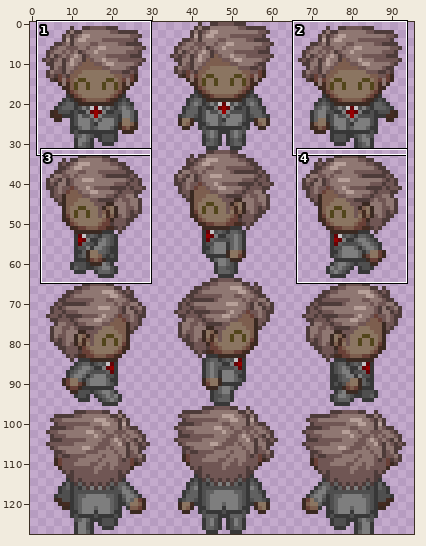
Edited in one commit: sprite sheet (Character_2.png). The first picture is a wide view before the edit; the outline marks the close-up.
Close-up. Old version:
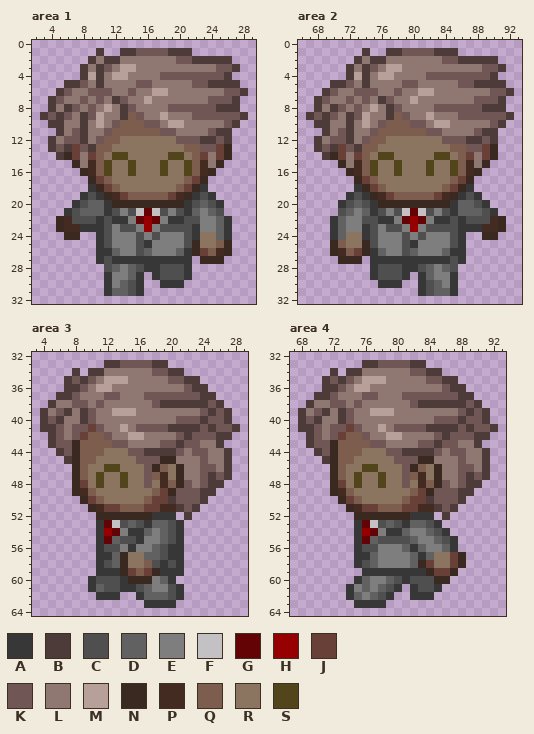
The file is 96x128 pixels. Shown: area 1: x 2..29, y 0..32; area 2: x 66..93, y 0..32; area 3: x 3..29, y 32..64; area 4: x 67..93, y 32..64. The commit also changed other parts of the picture, which this record leaves out.
Palette (. is transparent): A #373737  B #4d3b39  C #4f4f4f  D #616161  E #7e7e7e  F #c3c1c4  G #640306  H #970000  J #694037  K #705654  L #8f7772  M #b7a099  N #3a2921  P #442b21  Q #7d5e4e  R #8b7561  S #52451b
Pixels before, area 1, first column x 3:
 1 .......B..BBKKKKBBB.......
 2 ......BLBBLLLLLLLKKBBBBB..
 3 .....BLBKLMMLLLLLLLLLLKKB.
 4 .....BMBLMMLLLLKKKKKKKKB..
 5 ...BBKLBLLLLKKLLLLLKKBBBB.
 6 ..BKLLKKKLLKLLMMLLLLLLLKKB
 7 .BKLLKLKLBKLLMLLLLLLLKKKB.
 8 .BLBKLKLMLBKLLLLKKKKKKBBB.
 9 BKBKLBKMLLBQKLLMLLLKKKKKKB
10 .BBLLBLMLKQQQKKLMMLLLLLKB.
11 ..BLKBLLKQQQQQQKKLLLLKBB..
12 .BLKKBLKQQRRRRRRRKKKBBKB..
13 .BKBJKBQQRRRRRRRRRQQKKJN..
14 ..BNJLJQRSSRRRRRSSRQJLJN..
15 ....NLPQSRRSRRRSRRSQPLN...
16 .....NPQSRRSRRRSRRSQPN....
17 ......NJQRRRRRRRRRQJN.....
18 ......ANJQRRRRRRRQJNA.....
19 .....ACANPJQQQQQJPNACA....
20 ....ACDDANNNNNNNNNACDCA...
21 ...ACDDDACECFGFCECADEDC...
22 ..NPCCCACAAEGHGEAACCEEDA..
23 ..NPPAAACECCEHECCCCAEEDA..
24 ...NN..ACEEECECEEECARRDA..
25 .......ACEEECAEEEECNRRQN..
26 .......AADEECDEEEDANJQPN..
27 .......ACAAAAAAAAAA.NNN...
28 ........CDEDCAACCCA.......
29 ........AEEDA.ACCCA.......
30 ........AEDCA..AAA........
31 ........ADDCA.............
Pixels before, area 2, first column x 67:
 1 .......B..BBKKKKBBB.......
 2 ......BLBBLLLLLLLKKBBBBB..
 3 .....BLBKLMMLLLLLLLLLLKKB.
 4 .....BMBLMMLLLLKKKKKKKKB..
 5 ...BBKLBLLLLKKLLLLLKKBBBB.
 6 ..BKLLKKKLLKLLMMLLLLLLLKKB
 7 .BKLLKLKLBKLLMLLLLLLLKKKB.
 8 .BLBKLKLMLBKLLLLKKKKKKBBB.
 9 BKBKLBKMLLBQKLLMLLLKKKKKKB
10 .BBLLBLMLKQQQKKLMMLLLLLKB.
11 ..BLKBLLKQQQQQQKKLLLLKBB..
12 .BLKKBLKQQRRRRRRRKKKBBKB..
13 .BKBJKBQQRRRRRRRRRQQKKJN..
14 ..BNJLJQRSSRRRRRSSRQJLJN..
15 ....NLPQSRRSRRRSRRSQPLN...
16 .....NPQSRRSRRRSRRSQPN....
17 ......NJQRRRRRRRRRQJN.....
18 ......ANJQRRRRRRRQJNA.....
19 .....ACANPJQQQQQJPNACA....
20 ....ACDCANNNNNNNNNADDCA...
21 ....CDEDACECFGFCECADDDCA..
22 ...ADEECCAAEGHGEAACACCCPN.
23 ...ADEEACECCEHECCCCAAAPPN.
24 ...ADRRACEEECECEEECA..NN..
25 ...NQRRNCEEECAEEEECA......
26 ...NPQJNADEECDEEEDAA......
27 ....NNN.AAAAAAAAAACA......
28 ........ACCCAACDEDC.......
29 ........ACCCA.ADEEA.......
30 .........AAA..ACDEA.......
31 ..............ACDDA.......
Pixels before, area 3, first column x 4:
33 ........BBKKKKBB.........
34 ....B.BBLLLLLLKKBB.......
35 ...BKBKLMMMLLLLLKKBB.....
36 ...BBKLMMLLLLLLLLLKBB....
37 ..BBKLLLKKLLLKKKKKKKBB...
38 .BLLKKLKLLLLLLKBBBBBBKB..
39 BLKBLBKLLMMMLLLLLLLLKBKB.
40 BKBLLBKLLLLLLLLLLKKKBKKB.
41 BBKLKKJKLLMLKKKKBBBBKBKKB
42 .BKLKJQQKLLMMLLLLKBKKKBB.
43 .BKKNQQQQKKLLLLKKBKKLLB..
44 ..BKNQQQRRRKKBBBBKLKKLLB.
45 ...BNQQRRRRRKKKNNLLLKLLB.
46 ....NQRRSSRRRKNQRNLLKKLB.
47 ....NQRSRRSRRKQPRNLLKBKB.
48 ....NJRSRRSRRKRPQNKLKBB..
49 ....NPQRRRRRRRQJNKKKBB...
50 .....NJQRRRRRQJJBKKKB....
51 ......NPJJQQQJJPPBKB.....
52 .......NNNNNNNAAA.B......
53 .......AGFCDCADDCA.......
54 .......AHGEAADEDCA.......
55 .......AGDCCAEEDCA.......
56 .......ACCEAEEDCAA.......
57 .......AADNRRDDCAA.......
58 .......ACDNRRQCACA.......
59 .......AAANJQJNAAA.......
60 ......ACCCANNNEDA........
61 ......ADCCAACDEECA.......
62 .......AAA..ADDDCA.......
63 .............AAAA........
Pixels before, area 4, first column x 68:
33 ........BBKKKKBB.........
34 ....B.BBLLLLLLKKBB.......
35 ...BKBKLMMMLLLLLKKBB.....
36 ...BBKLMMLLLLLLLLLKBB....
37 ..BBKLLLKKLLLKKKKKKKBB...
38 .BLLKKLKLLLLLLKBBBBBBKB..
39 BLKBLBKLLMMMLLLLLLLLKBKB.
40 BKBLLBKLLLLLLLLLLKKKBKKB.
41 BBKLKKJKLLMLKKKKBBBBKBKKB
42 .BKLKJQQKLLMMLLLLKBKKKBB.
43 .BKKNQQQQKKLLLLKKBKKLLB..
44 ..BKNQQQRRRKKBBBBKLKKLLB.
45 ...BNQQRRRRRKKKNNLLLKLLB.
46 ....NQRRSSRRRKNQRNLLKKLB.
47 ....NQRSRRSRRKQPRNLLKBKB.
48 ....NJRSRRSRRKRPQNKLKBB..
49 ....NPQRRRRRRRQJNKKKBB...
50 .....NJQRRRRRQJJBKKKB....
51 ......NPJJQQQJJPPBKB.....
52 .......NNNNNNNAAA.B......
53 .......AGFCDCADDCA.......
54 .......AHGEAADEEDCA......
55 .......AGDCCCCDEEDCA.....
56 .......ACCEEEDADEEDA.....
57 .......AADEEEEDADRRJN....
58 .......ACDEEEEDNJRRJN....
59 ........AAAAAAAANJJN.....
60 .......ADEEDCACCCNN......
61 ......AEDEDCA.ACCA.......
62 ......ADEDCA..AAA........
63 .......AAAA..............
The same view after the edit:
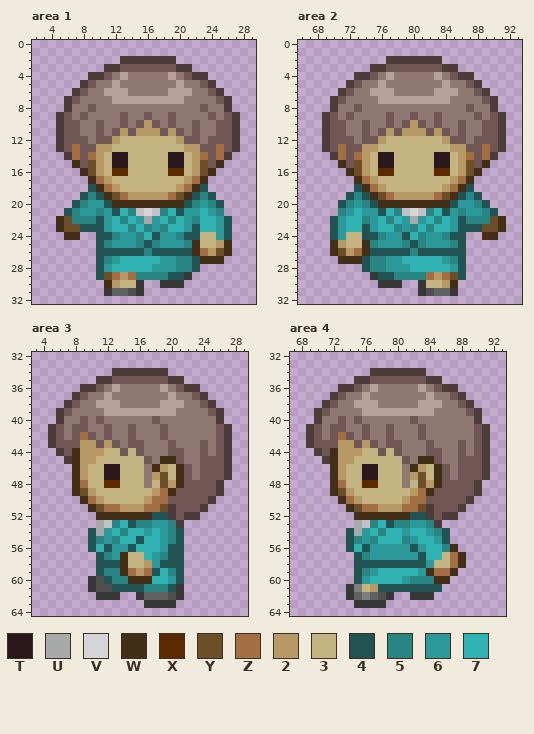
Colours new in this view: T #2a181c  U #a8a9aa  V #d5d5d8  W #432e17  X #5c2a00  Y #6c4e29  Z #a36e44  2 #b79966  3 #c4b481  4 #215353  5 #298484  6 #2c9a9a  7 #31b3b3
Diff:
Changed rows in their new state; - is an unchanged pixel.
Area 1:
first column x 3:
 1 -------.--.........-------
 2 ------....BBBBBBB.......--
 3 -----...BBKKKKKKKBB......-
 4 -----.B-KL-----LML-BB...--
 5 ---..BKL-M--LL---M-L--...-
 6 --..BKLLMMML--LLMMM--KB...
 7 -..BKL-L-MMMM-MMMM---L-B.-
 8 -..-L---L-LL----LLLL-LL-.-
 9 ..---KLL--KLLK-LK--LL-L-B.
10 -.-KKL-K-LKLK2--KL-K--K---
11 ---K-L-KLK2K222-2K-K-LKKB-
12 -.B--K--K233333332--LK-KB-
13 -.BKZ-K2233333333322--ZKB-
14 --.BZKZ23TT33333TT32ZKZB--
15 ----WKY23TT33333TT32YKW---
16 -----WY23XX33333XX32YW----
17 ------WZ23333333332ZW-----
18 ------4WZ233333332ZW4-----
19 -----454WYZ22222ZYW454----
20 ----45664WWWWWWWWW45654---
21 ---456656475-V-57466765---
22 --WY555467576U6757657764--
23 --WYY4446775756577647764--
24 ---WW--44566574665443364--
25 -------456665456665W332W--
26 -------444444544444WZ2YW--
27 -------4567777766554WWW---
28 -------4677777666554------
29 -------4YZ2Z555544--------
30 --------W233--------------
Area 2:
first column x 67:
 1 -------.--.........-------
 2 ------....BBBBBBB.......--
 3 -----...BBKKKKKKKBB......-
 4 -----.B-KL-----LML-BB...--
 5 ---..BKL-M--LL---M-L--...-
 6 --..BKLLMMML--LLMMM--KB...
 7 -..BKL-L-MMMM-MMMM---L-B.-
 8 -..-L---L-LL----LLLL-LL-.-
 9 ..---KLL--KLLK-LK--LL-L-B.
10 -.-KKL-K-LKLK2--KL-K--K---
11 ---K-L-KLK2K222-2K-K-LKKB-
12 -.B--K--K233333332--LK-KB-
13 -.BKZ-K2233333333322--ZKB-
14 --.BZKZ23TT33333TT32ZKZB--
15 ----WKY23TT33333TT32YKW---
16 -----WY23XX33333XX32YW----
17 ------WZ23333333332ZW-----
18 ------4WZ233333332ZW4-----
19 -----454WYZ22222ZYW454----
20 ----45654WWWWWWWWW46654---
21 ----56766475-V-574656654--
22 ---4677567576U675764555YW-
23 ---4677467756575776444YYW-
24 ---46334456647566544--WW--
25 ---W233W566654566654------
26 ---WY2ZW444445444444------
27 ----WWW4556677777654------
28 -------4556667777764------
29 ---------445555Z2ZY4------
30 ---------------332W-------
Area 3:
first column x 4:
33 --------........---------
34 ----.-...BBBBBBB..-------
35 ---....BBKKKKKKKBB..-----
36 ---..BBKLM-----M-KB-.----
37 --..BK--ML---LLLMLL--.---
38 -..B-L-MMM----LMMMLLKB.--
39 ..BK-LL-M---MMMMM---LKB.-
40 ..---KLK------K--LLLLLB.-
41 .-----LLK-LKLLL-LLLLLL-B.
42 -----ZKL---KL--K-LLLLLK--
43 ----K22K2-LKK--L-LLLK-KB-
44 ----W22233K3-LLLK--L--K--
45 ----W22333333-LWWK---KK--
46 ----W233TT333LW23WK---K--
47 ----W233TT333L2Y3WK--K---
48 ----WZ33XX333L3Y2W-K-K---
49 ----WY233333332ZW---KKB--
50 -----WZ2333332ZZK---KB---
51 ------WYZZ222ZZYBK-KB----
52 -------WWWWWWW44BK-B-----
53 -------UF57455665B-------
54 ------4U6757767654-------
55 ------456577477654-------
56 ------474664777644-------
57 -------456W3376544-------
58 -------444W3326444-------
59 -------455WZ2Z4754-------
60 --------455WWW7764-------
61 -------C-44445554--------
Area 4:
first column x 68:
33 --------........---------
34 ----.-...BBBBBBB..-------
35 ---....BBKKKKKKKBB..-----
36 ---..BBKLM-----M-KB-.----
37 --..BK--ML---LLLMLL--.---
38 -..B-L-MMM----LMMMLLKB.--
39 ..BK-LL-M---MMMMM---LKB.-
40 ..---KLK------K--LLLLLB.-
41 .-----LLK-LKLLL-LLLLLL-B.
42 -----ZKL---KL--K-LLLLLK--
43 ----K22K2-LKK--L-LLLK-KB-
44 ----W22233K3-LLLK--L--K--
45 ----W22333333-LWWK---KK--
46 ----W233TT333LW23WK---K--
47 ----W233TT333L2Y3WK--K---
48 ----WZ33XX333L3Y2W-K-K---
49 ----WY233333332ZW---KKB--
50 -----WZ2333332ZZK---KB---
51 ------WYZZ222ZZYBK-KB----
52 -------WWWWWWW44BK-B-----
53 -------UF57455665B-------
54 ------4U67577677654------
55 ------4565777567764.-----
56 ------4746666646775W-----
57 -------456666664773ZW----
58 -------444444444633ZW----
59 -------456777776WZZW-----
60 -------4677776555WW------
61 --------3244444444-------
Changed places in both close-ups, as pixel boxes (x1, y1, x2, y2):
changed: (40, 48, 248, 288)
changed: (306, 48, 514, 288)
changed: (40, 360, 240, 592)
changed: (298, 360, 498, 592)
